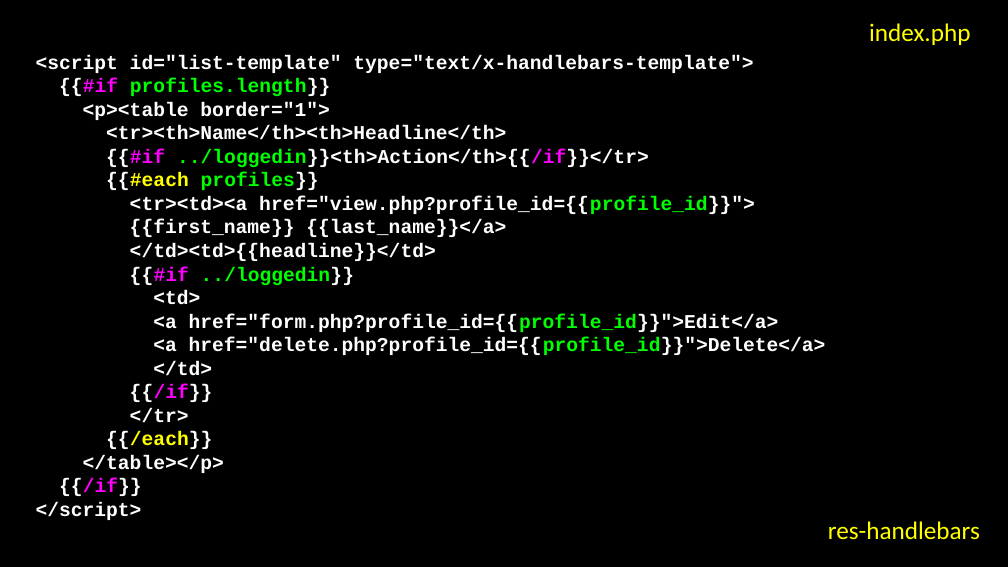
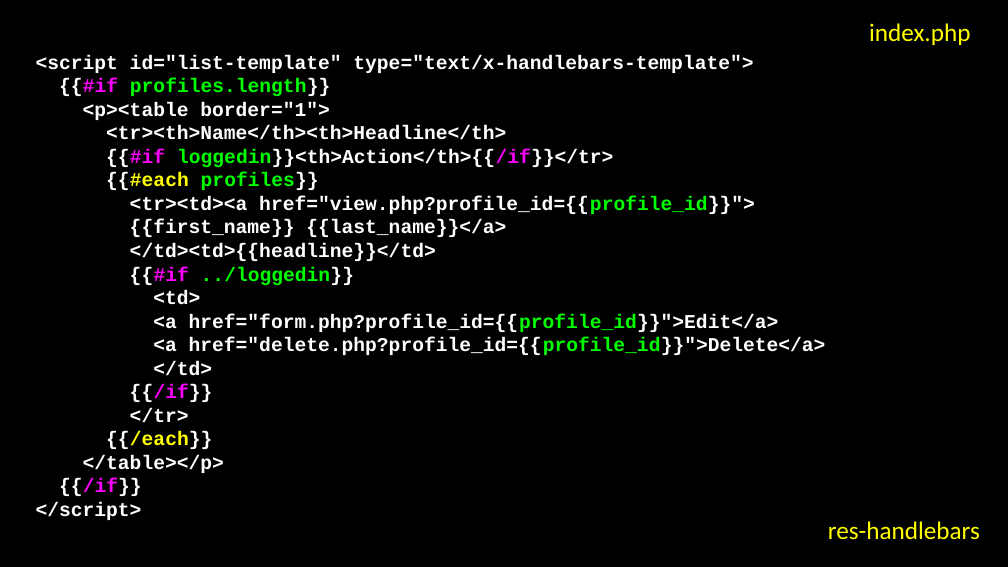
Before and after one commit to csev/wa4e, a slide deck: slide 13 of lectures/JS-05-Handlebars.ppt (slide 12 before the commit). Drawn at 1008x567 pixels with LibreOffice and Linux fonts; fonts in the diff are those of the drawing. Boxes give left, top, right and bottom in pixels: in the first picture for what was removed or moved away, otherwise in the second. Text is boxed around its words. In the diff, an @@ line names an element or a change of style, - is before the commit and + after.

```diff
--- a/lectures/JS-05-Handlebars.ppt
+++ b/lectures/JS-05-Handlebars.ppt
@@ text at <box>106,149,613,167</box>: text changed @@
-{{#if ../loggedin}}<th>Action</th>{{/if}}</tr>
+{{#if loggedin}}<th>Action</th>{{/if}}</tr>
```
Also in this commit, not shown: 3 other slides changed, 1 slide added, 1 other file.
